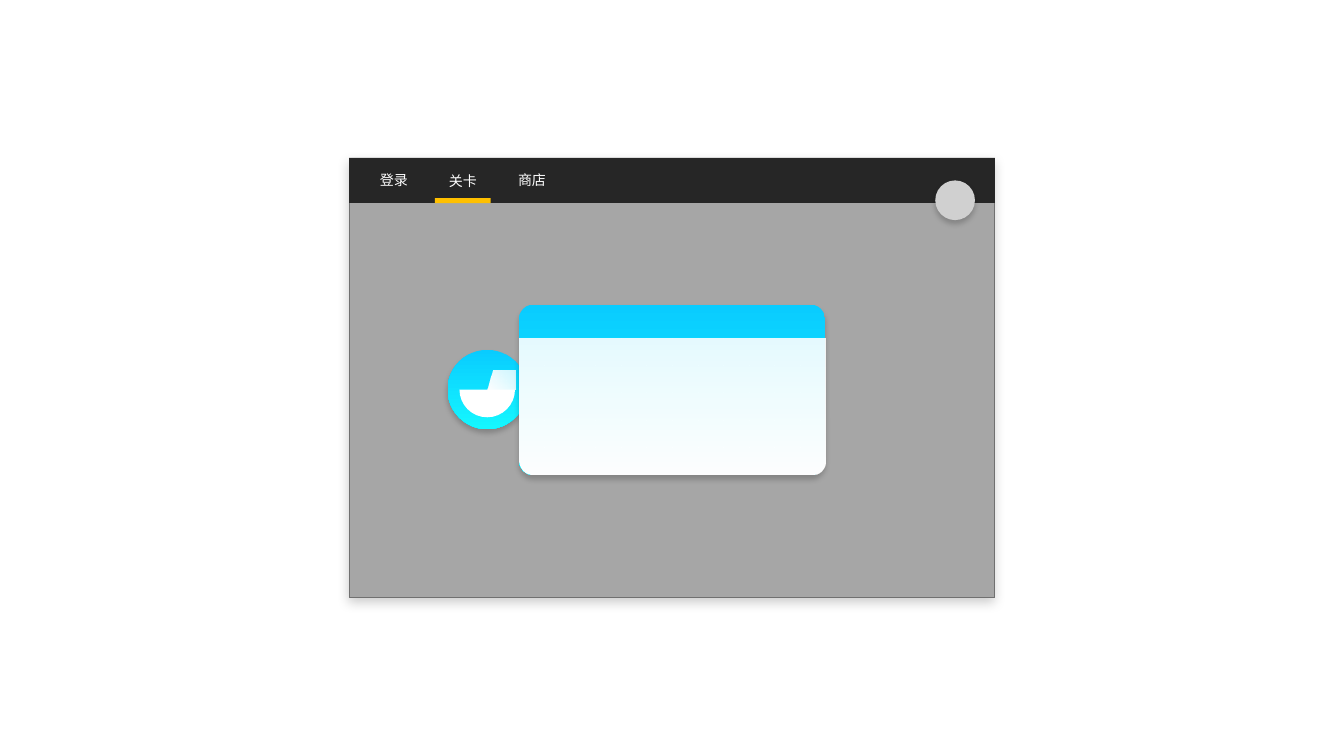
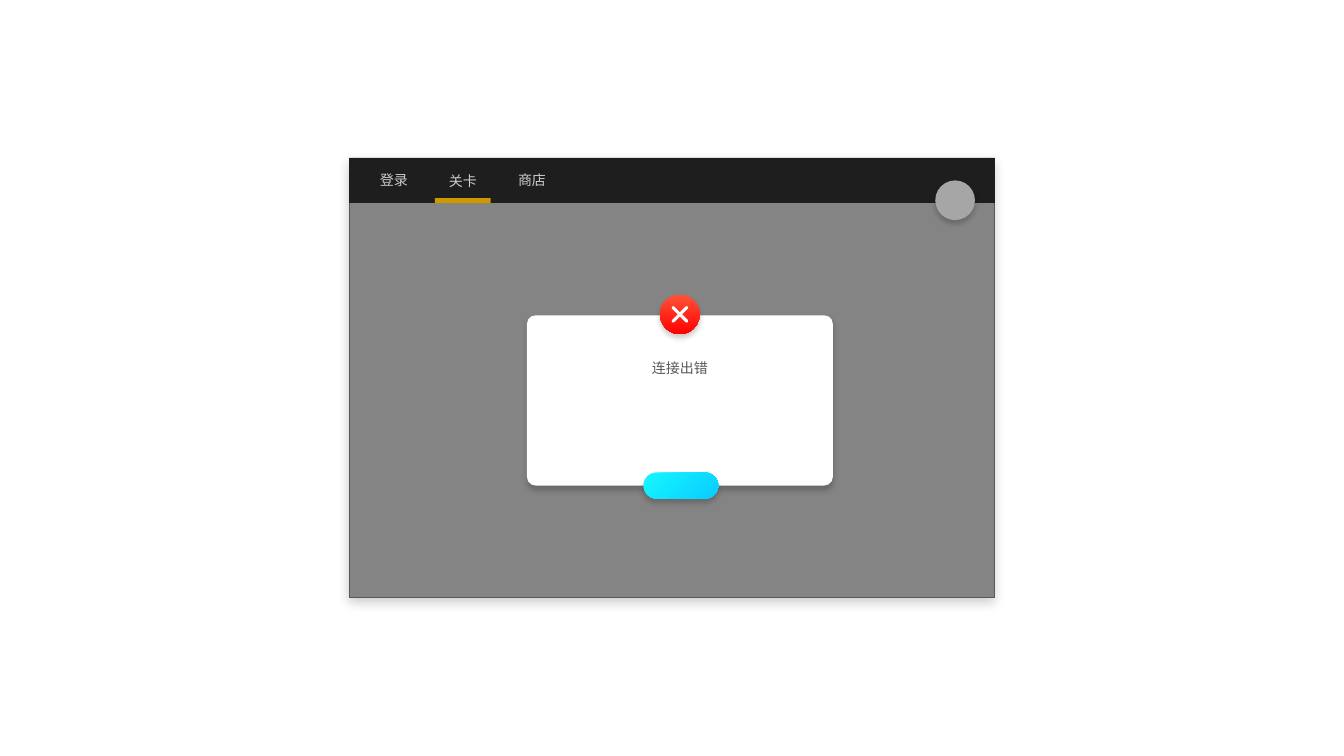
Before and after one commit to buger404/Rainbow, a slide deck: slide 6 of Design.pptx. Drawn at 1344x756 pixels with LibreOffice and Linux fonts; fonts in the diff are those of the drawing; grey boxes stand for pictures. Boxes give left, top, right and bottom in pixels: in the first picture for what was removed or moved away, otherwise in the second. Text is boxed around its words. In the diff, an @@ line names an element or a change of style, - is before the commit and + after.

```diff
--- a/Design.pptx
+++ b/Design.pptx
@@ rectangle added at bbox=[349, 158, 994, 598], fill #000000 at 20% opacity @@
@@ ellipse: place and size @@
-ellipse at bbox=[448, 350, 527, 430]
+ellipse at bbox=[660, 294, 700, 334]
@@ ellipse at bbox=[660, 294, 700, 334]: fill gradient #09CCFF to #15F7FF to gradient #FE5439 to #FF0000 @@
@@ rounded rectangle: place and size @@
-rounded rectangle at bbox=[519, 304, 825, 475]
+rounded rectangle at bbox=[527, 316, 833, 486]
@@ rounded rectangle at bbox=[527, 316, 833, 486]: fill gradient #09CCFF to #15F7FF to #FFFFFF; proportions changed @@
@@ line added from (674, 308) to (687, 322), #FFFFFF 2.25 pt @@
@@ line added from (674, 322) to (687, 308), #FFFFFF 2.25 pt @@
@@ freeform shape removed at bbox=[519, 339, 825, 475] @@
@@ freeform shape removed at bbox=[460, 389, 515, 417] @@
@@ flow chart manual input removed at bbox=[487, 371, 516, 390] @@
@@ text added at bbox=[652, 361, 708, 374], 10 pt, text #595959 @@
+连接出错
@@ rounded rectangle added at bbox=[643, 473, 718, 499], fill gradient #09CCFF to #15F7FF @@
```
Also in this commit, not shown: 1 other slide changed, 27 other files.
